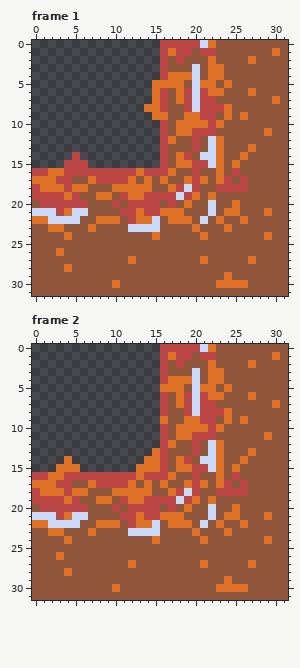
Pixel-art file: Beyond The Scrap/Assets/ItemSprite/Corner.aseprite. Above: the version before the commit.
32x32 pixels, 2 frames. Shown: frame 1, frame 2.
Now the later version:
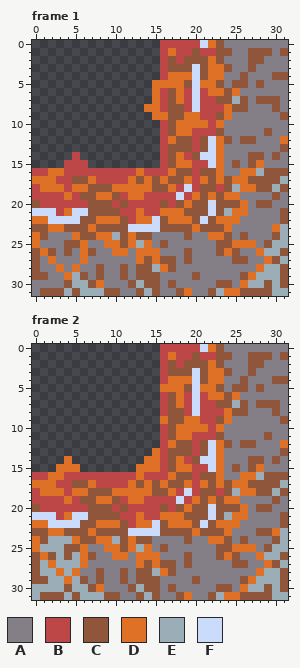
Palette (. is transparent): A #847e87  B #bd4747  C #8f563b  D #df7126  E #9badb7  F #cbdbfc
The exact change:
Frame 1:
y 0: x 24..31 CCCCCCCC -> AAAAAAAA
y 1: x 25..26 CC -> AA; x 30 D -> A
y 2: x 24..27 CCCD -> AAAC; x 29..31 CCC -> AAA
y 3: x 25..26 CC -> AA; x 28..31 CCCC -> AAAA
y 4: x 24..25 CC -> AA; x 27..29 CCC -> AAA
y 5: x 24 D -> A; x 27 C -> A; x 29..31 CCC -> AAA
y 6: x 25..31 CCDCCCC -> DAAAAAA
y 7: x 25 C -> E; x 27 C -> A; x 30..31 DC -> CA
y 8: x 27..29 CCC -> AAA; x 31 C -> A
y 9: x 25..30 CDCCCC -> AAAAAA
y 10: x 24..31 CCCCCCCC -> AAAAAAAA
y 11: x 24..31 CCCCCDCC -> AAAAACAA
y 12: x 25 C -> A; x 28..31 CCCC -> AAAD
y 13: x 24..30 CCCDCCC -> AAAAAAA
y 14: x 24..26 CCD -> AAA; x 29 C -> A; x 31 C -> A
y 15: x 24..26 CDC -> ACA; x 28..31 CCCC -> DAAA
y 16: x 24..28 CBCCC -> AADDE
y 17: x 24..26 BCB -> CDD; x 31 C -> E
y 18: x 24..27 BBBC -> CEDD; x 30 C -> E
y 19: x 24..29 CCCCCC -> DDAAAA; x 31 C -> A
y 20: x 25..27 DCC -> CDA; x 30..31 CC -> AA
y 21: x 24 D -> E; x 26..30 CCCDC -> DAAAA
y 22: x 24..30 CCDCCCC -> DDAAAAA
y 23: x 25..31 CCCCCCC -> AAAAADE
y 24: x 0 C -> D; x 2..5 CCDC -> AAAD; x 8..10 CCC -> DDE; x 12 C -> D; x 15..18 DCCC -> AAAA; x 20..23 CDCC -> AADD; x 25 C -> A; x 27..29 CCD -> AAA; x 31 C -> E
y 25: x 0..3 CCCC -> DAAA; x 6..10 CCCCC -> DAADD; x 12..15 CCCC -> DEDA; x 17..22 CCCCCC -> AAAAAA; x 25..28 CCCC -> DDDA; x 30..31 CC -> EE
y 26: x 1 C -> D; x 3 D -> A; x 5..6 CC -> AD; x 8..18 CCCCCCCCCCC -> AADDADDDAAA; x 20..22 CCC -> AAA; x 24 C -> D; x 26..30 CCCCC -> AADEE
y 27: x 1..13 CCCCCCCCCCCDC -> ADAAADAAAAAAD; x 15 C -> D; x 18 C -> A; x 20..24 CDCCC -> AAAAA; x 27..29 DCC -> AAD; x 31 C -> E
y 28: x 1..7 CCCDCCC -> AADADAA; x 9..10 CC -> AA; x 12 C -> A; x 15..16 CC -> ED; x 18..30 CCCCCCCCCCCCC -> AAAAAAAAAADEE
y 29: x 2..5 CCCC -> AADE; x 7 C -> A; x 9..10 CC -> AA; x 12 C -> A; x 16..19 CCCC -> AAAA; x 21..25 CCCDC -> AAAAA; x 27..30 CCCC -> DEEE
y 30: x 0..3 CCCC -> AAAA; x 5..6 CC -> EE; x 8..11 CCDC -> DAAA; x 13 C -> E; x 16 C -> A; x 18..25 CCCCCDDD -> AAAAACCA; x 27..28 CC -> EE; x 30 C -> E
y 31: x 0 C -> A; x 4 C -> E; x 6..8 CCC -> EEE; x 11..12 CC -> AA; x 14 C -> E; x 16..17 CC -> AA; x 19..21 CCC -> DAA; x 23..25 CCC -> EDD; x 30..31 CC -> EE
Frame 2:
y 0: x 24..31 CCCCCCCC -> AAAAAAAA
y 1: x 25..26 CC -> AA; x 30 D -> A
y 2: x 24..27 CCCD -> AAAC; x 29..31 CCC -> AAA
y 3: x 25..26 CC -> AA; x 28..31 CCCC -> AAAA
y 4: x 24..25 CC -> AA; x 27..29 CCC -> AAA
y 5: x 24 D -> A; x 27 C -> A; x 29..31 CCC -> AAA
y 6: x 25..31 CCDCCCC -> DAAAAAA
y 7: x 25 C -> E; x 27 C -> A; x 30..31 DC -> CA
y 8: x 27..29 CCC -> AAA; x 31 C -> A
y 9: x 25..30 CDCCCC -> AAAAAA
y 10: x 24..31 CCCCCCCC -> AAAAAAAA
y 11: x 24..31 CCCCCDCC -> AAAAACAA
y 12: x 25 C -> A; x 28..31 CCCC -> AAAD
y 13: x 24..30 CCCDCCC -> AAAAAAA
y 14: x 24..26 CCD -> AAA; x 29 C -> A; x 31 C -> A
y 15: x 24..26 CDC -> ACA; x 28..31 CCCC -> DAAA
y 16: x 24..28 CBCCC -> AADDE
y 17: x 24..26 BCB -> CDD; x 31 C -> E
y 18: x 24..27 BBBC -> CEDD; x 30 C -> E
y 19: x 24..29 CCCCCC -> DDAAAA; x 31 C -> A
y 20: x 25..27 DCC -> CDA; x 30..31 CC -> AA
y 21: x 24 D -> E; x 26..30 CCCDC -> DAAAA
y 22: x 24..30 CCDCCCC -> DDAAAAA
y 23: x 25..27 CCC -> AAA; x 30..31 CC -> DE
y 24: x 0 C -> D; x 2..5 CCDC -> EEED; x 8..10 CCC -> DDE; x 12 C -> D; x 15..18 DCCC -> AAAA; x 20..23 CDCC -> AADD; x 25 C -> A; x 27..29 CCD -> AAA; x 31 C -> E
y 25: x 0..3 CCCC -> DEEE; x 6..10 CCCCC -> DAADD; x 12..15 CCCC -> DEDA; x 17..22 CCCCCC -> AAAAAA; x 25..28 CCCC -> DDDA; x 30..31 CC -> EE
y 26: x 1 C -> D; x 3 D -> E; x 5..6 CC -> ED; x 8..18 CCCCCCCCCCC -> AADDADDDAAA; x 20..22 CCC -> AAA; x 24 C -> D; x 26..30 CCCCC -> AADEE
y 27: x 1..13 CCCCCCCCCCCDC -> EDEEEDAAAAAAD; x 15 C -> D; x 18 C -> A; x 20..24 CDCCC -> AAAAA; x 27..29 DCC -> AAD; x 31 C -> E
y 28: x 1..7 CCCDCCC -> EEDEDAA; x 9..10 CC -> AA; x 12 C -> A; x 15..16 CC -> ED; x 18..30 CCCCCCCCCCCCC -> AAAAAAAAAADEE
y 29: x 2..5 CCCC -> EEDE; x 7 C -> A; x 9..10 CC -> AA; x 12 C -> A; x 16..19 CCCC -> AAAA; x 21..25 CCCDC -> AAAAA; x 27..30 CCCC -> DEEE
y 30: x 0..3 CCCC -> EEEE; x 5..6 CC -> EE; x 8..11 CCDC -> DAAA; x 13 C -> E; x 16 C -> A; x 18..25 CCCCCDDD -> AAAAACCA; x 27..28 CC -> EE; x 30 C -> E
y 31: x 0 C -> E; x 4 C -> E; x 6..8 CCC -> EEE; x 11..12 CC -> AA; x 14 C -> E; x 16..17 CC -> AA; x 19..21 CCC -> DAA; x 23..25 CCC -> EDD; x 30..31 CC -> EE
Boxes around the changes in both pictures, in picture pixels (x1, y1, x2, y2):
changed: (32, 40, 288, 296)
changed: (32, 344, 288, 600)
